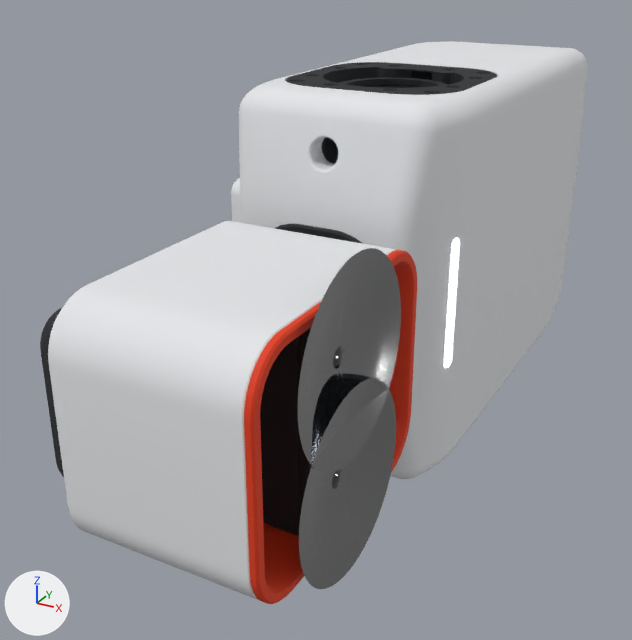
The glTF model descriptions/bello_mini/meshes/torso_link.glb, before and after one commit.
One viewpoint serves both versions: a camera (50 mm lens) standing at (222.0, -726.0, 193.0) and looking at (-34.0, -261.0, -39.0). Arrows for +X, +Y and +Z are at lower left; the lights stay in place. The picture after the commit comes second. Where no turn or scale is listed for an object, it has been applied to the vertices. Vertices at exactly the same position are counted once.

In view in the first picture: 'torso_link__160_Degree_Lens', 'torso_link__160_Degree_Lens_2', 'torso_link__1_1_06_EB903-537_1_1_2', 'torso_link__Arm_Mount_Plate', 'torso_link__Body_LED_Cover', 'torso_link__Top_Cover_Front_Part', 'torso_link__Top_Cover_Rear_Parts', 'torso_link__head_1', 'torso_link__head_10', 'torso_link__head_11', 'torso_link__head_13', 'torso_link__head_14' and 1 more.
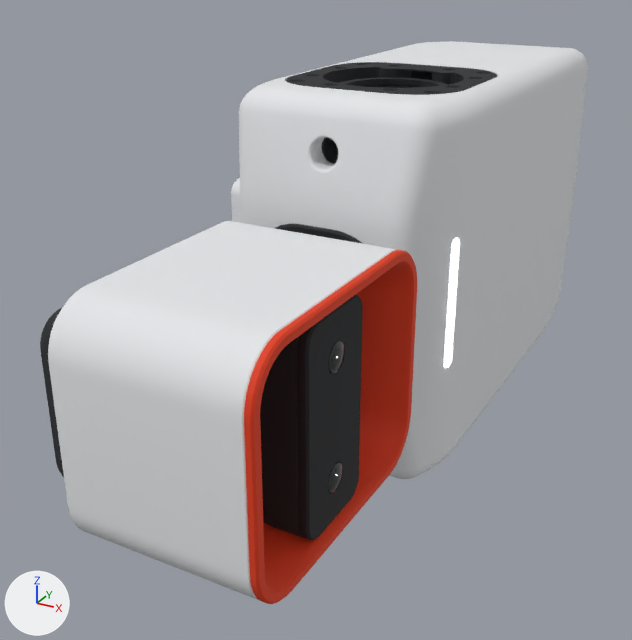
The change, as JSON lines over the scene's bpy script:
```json
{"block": "me_torso_link__160_degree_lens", "where": "# used by ob_torso_link__160_degree_lens; location = (0.0, 0.0, 0.0)"}
{"op": "remove", "block": "me_torso_link__160_degree_lens", "code": "me_torso_link__160_degree_lens.from_pydata(...)  # 251 vertices, 428 faces; spans x 58.2..78.4, y -479.1..-384.0, z -76.5..18.6"}
{"op": "add", "block": "me_torso_link__160_degree_lens", "code": "me_torso_link__160_degree_lens.from_pydata(...)  # 134 vertices, 264 faces; spans x 58.2..71.7, y -438.6..-424.6, z -36.0..-22.0"}
{"block": "me_torso_link__160_degree_lens", "change": "me_torso_link__160_degree_lens part 1: the loose piece of 117 vertices spanning x 70.0..78.4, y -479.1..-384.0, z -76.5..18.6 is deleted"}
{"block": "me_torso_link__160_degree_lens_2", "where": "# used by ob_torso_link__160_degree_lens_2; location = (0.0, 0.0, 0.0)"}
{"op": "remove", "block": "me_torso_link__160_degree_lens_2", "code": "me_torso_link__160_degree_lens_2.from_pydata(...)  # 251 vertices, 428 faces; spans x 58.2..78.4, y -479.1..-384.0, z -16.5..78.6"}
{"op": "add", "block": "me_torso_link__160_degree_lens_2", "code": "me_torso_link__160_degree_lens_2.from_pydata(...)  # 134 vertices, 264 faces; spans x 58.2..71.7, y -438.6..-424.6, z 24.0..38.0"}
{"block": "me_torso_link__160_degree_lens_2", "change": "me_torso_link__160_degree_lens_2 part 2: the loose piece of 117 vertices spanning x 70.0..78.4, y -479.1..-384.0, z -16.5..78.6 is deleted"}
```

What differs and where, as boxes [x1, y1, x2, y2] in the pictures (632 x 640 px):
```json
{"object": "torso_link__160_Degree_Lens_2", "change": "reshaped", "before": [298, 248, 401, 473], "after": [328, 341, 344, 373]}
{"object": "torso_link__160_Degree_Lens", "change": "reshaped", "before": [299, 378, 396, 589], "after": [328, 462, 343, 493]}
{"part": 1, "of": "me_torso_link__160_degree_lens", "change": "deleted", "before": [299, 378, 396, 589]}
{"part": 2, "of": "me_torso_link__160_degree_lens_2", "change": "deleted", "before": [298, 248, 401, 473]}
```
